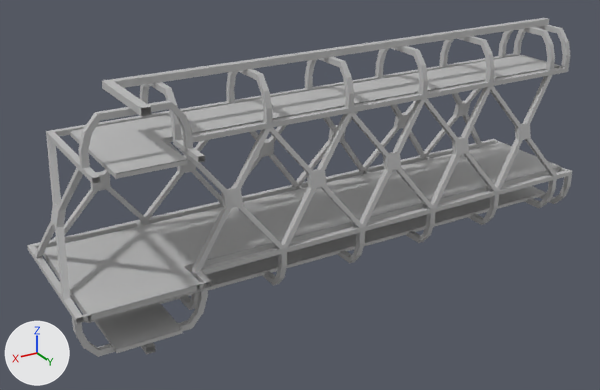
Renders of the FBX model Maya Project Files/Env/Exports/Skybridge/Skybridge_01_SM_Low.fbx from each side of a commit.
Camera for both pictures: a 50 mm lens placed at (25.5, 23.4, 12.4), pointed at (11.7, 0.5, 0.9). The lights are fixed; the arrows at lower left show +X, +Y and +Z. Where no turn or scale is listed for an object, it has been applied to the vertices.

Objects in the first picture: 'BottomSupport', 'BottomSupport1', 'ButtomSupport', 'CableSupport25', 'GratedSide', 'GratedSide1', 'GratedSide2', 'TopSupport', 'TopSupport1', 'TopSupport2', 'gratedfloor', 'gratedfloorsmall1', 'gratedfloorsmall2'.
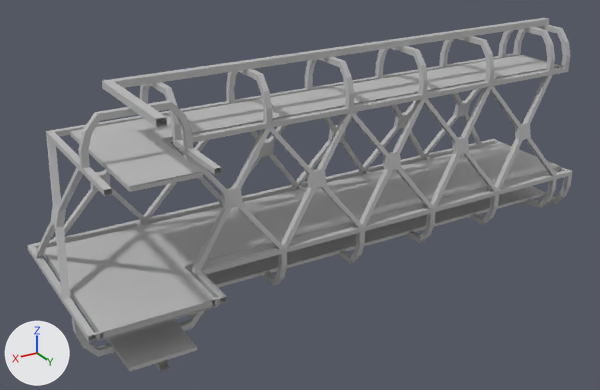
Changed parts and their boxes (x1, y1, x2, y2) in the pictures (600 x 390 px; the box of a moved part takes in the faces that stretch with it):
'gratedfloor', reshaped (10% taller)
    before: (45, 142, 561, 315)
    after: (45, 142, 561, 333)
'gratedfloorsmall1', reshaped (11% taller)
    before: (70, 55, 560, 173)
    after: (70, 55, 560, 186)
'gratedfloorsmall2', reshaped (11% taller)
    before: (97, 186, 544, 349)
    after: (109, 186, 544, 367)
'GratedSide', reshaped (10% taller)
    before: (43, 140, 568, 323)
    after: (43, 140, 568, 341)
'BottomSupport', reshaped (10% taller)
    before: (27, 139, 495, 324)
    after: (27, 139, 495, 342)
'TopSupport', mesh rescaled (11% taller)
    before: (173, 67, 569, 163)
    after: (173, 67, 569, 174)
'ButtomSupport', reshaped (12% taller)
    before: (192, 169, 573, 288)
    after: (192, 169, 573, 303)
'TopSupport1', reshaped (9% taller)
    before: (46, 54, 520, 184)
    after: (46, 54, 520, 196)
'GratedSide2', reshaped (12% taller)
    before: (95, 192, 545, 353)
    after: (107, 192, 545, 372)
'GratedSide1', reshaped (10% taller)
    before: (70, 55, 561, 179)
    after: (70, 55, 561, 192)
'BottomSupport1', mesh rescaled
    before: (141, 342, 156, 354)
    after: (154, 360, 169, 372)
part 1 of me_mesh_003, moved or reshaped
    before: (92, 139, 186, 173)
    after: (92, 139, 202, 186)
part 2 of me_mesh_004, moved or reshaped
    before: (92, 152, 187, 179)
    after: (92, 152, 203, 192)
part 4 of me_mesh_056, moved or reshaped
    before: (51, 279, 84, 324)
    after: (51, 279, 96, 342)
part 5 of me_mesh_061, moved or reshaped
    before: (175, 139, 205, 163)
    after: (175, 139, 222, 174)
part 6 of me_mesh, added
    after: (89, 284, 216, 333)
part 7 of me_mesh_060, moved or reshaped
    before: (68, 153, 100, 184)
    after: (68, 153, 112, 196)
part 8 of me_mesh_001, moved or reshaped
    before: (74, 282, 205, 323)
    after: (74, 295, 221, 341)
part 9 of me_mesh_058, moved or reshaped
    before: (195, 271, 212, 288)
    after: (195, 271, 227, 303)
part 10 of me_mesh_055, moved or reshaped
    before: (97, 303, 182, 349)
    after: (109, 320, 197, 367)
part 11 of me_mesh_005, moved or reshaped
    before: (115, 329, 183, 353)
    after: (115, 346, 197, 372)

Edits to the bpy script that builds the scene:
```text
Change me_mesh_005:
    where me_mesh_005.from_pydata(...)  # 144 vertices, 158 faces; spans x -9.7..9.8, y 0.6..4.7, z -0.1..0.0
    me_mesh_005 part 11
    add for i in [*range(128, 136)]: me_mesh_005.vertices[i].co += Vector((0.0, 1.1, 0.0))
Change me_mesh_058:
    where me_mesh_058.from_pydata(...)  # 16 vertices, 12 faces; spans x -0.2..16.4, y -0.2..0.8, z -0.2..0.0
    me_mesh_058 part 9
    add for i in [*range(12, 16)]: me_mesh_058.vertices[i].co += Vector((0.0, 1.1, 0.0))
Change me_mesh_055:
    where me_mesh_055.from_pydata(...)  # 16 vertices, 7 faces; spans x -9.7..9.8, y -1.0..3.0, z 0.0
    me_mesh_055 part 10
    me_mesh_055.vertices[14].co: (7.7, 3.0, 0.0) -> (7.7, 4.1, 0.0)  # pixel (182, 329) -> pixel (197, 345)
    me_mesh_055.vertices[15].co: (9.8, 3.0, 0.0) -> (9.8, 4.1, 0.0)  # pixel (116, 349) -> pixel (129, 367)
Change me_mesh:
    where me_mesh.from_pydata(...)  # 27 vertices, 16 faces; spans x -9.7..10.5, y -1.7..3.0, z 0.0
    verts and faces of me_mesh; kept vertices keep their numbers, new ones are numbered from 27
    me_mesh part 6
    add for new, old in zip([27, 28, 29], [21, 22, 26]): verts[new] = verts[old] + (0.0, 1.1, 0.0)
    add faces += [(21, 26, 29, 27), (22, 28, 29, 26)]
Change me_mesh_056:
    where me_mesh_056.from_pydata(...)  # 32 vertices, 28 faces; spans x -0.2..20.4, y -0.2..5.1, z -0.2..0.0
    me_mesh_056 part 4
    add for i in [*range(12, 16)]: me_mesh_056.vertices[i].co += Vector((0.0, 1.1, 0.0))
Change me_mesh_060:
    where me_mesh_060.from_pydata(...)  # 32 vertices, 28 faces; spans x -0.2..19.5, y 0.0..4.5, z 0.0..0.2
    me_mesh_060 part 7
    add for i in [*range(12, 16)]: me_mesh_060.vertices[i].co += Vector((0.0, 1.0, 0.0))
Change me_mesh_003:
    where me_mesh_003.from_pydata(...)  # 16 vertices, 7 faces; spans x -9.7..9.4, y -1.0..3.0, z 0.0
    me_mesh_003 part 1
    me_mesh_003.vertices[14].co: (7.3, 3.0, 0.0) -> (7.3, 4.1, 0.0)  # pixel (187, 159) -> pixel (203, 171)
    me_mesh_003.vertices[15].co: (9.4, 3.0, 0.0) -> (9.4, 4.1, 0.0)  # pixel (115, 173) -> pixel (129, 186)
Change me_mesh_061:
    where me_mesh_061.from_pydata(...)  # 16 vertices, 12 faces; spans x -0.2..16.4, y 0.0..1.8, z 0.0..0.2
    me_mesh_061 part 5: the whole mesh is scaled about its middle by (1, 1.6, 1), then moved by (0.0, 0.5, 0.0)
Change me_mesh_004:
    where me_mesh_004.from_pydata(...)  # 184 vertices, 188 faces; spans x -9.7..9.4, y 0.4..4.7, z -0.1..0.0
    me_mesh_004 part 2: all 16 vertices in x 7.3..9.4, y 4.6..4.7, z -0.1..0.0 are moved by (0.0, 1.1, 0.0)
Change me_mesh_001:
    where me_mesh_001.from_pydata(...)  # 188 vertices, 175 faces; spans x -9.7..10.7, y -0.4..4.7, z -0.2..0.0
    me_mesh_001 part 8: all 24 vertices in x 6.9..10.7, y 4.6..4.7, z -0.2..0.0 are moved by (0.0, 1.1, 0.0)
Change me_mesh_054:
    where me_mesh_054.from_pydata(...)  # 28 vertices, 24 faces; spans x -7.4..11.3, y -0.1..3.0, z -0.2..0.0
    me_mesh_054 part 3: the whole mesh is scaled about the mesh origin by (1, 1.34, 1)
```
